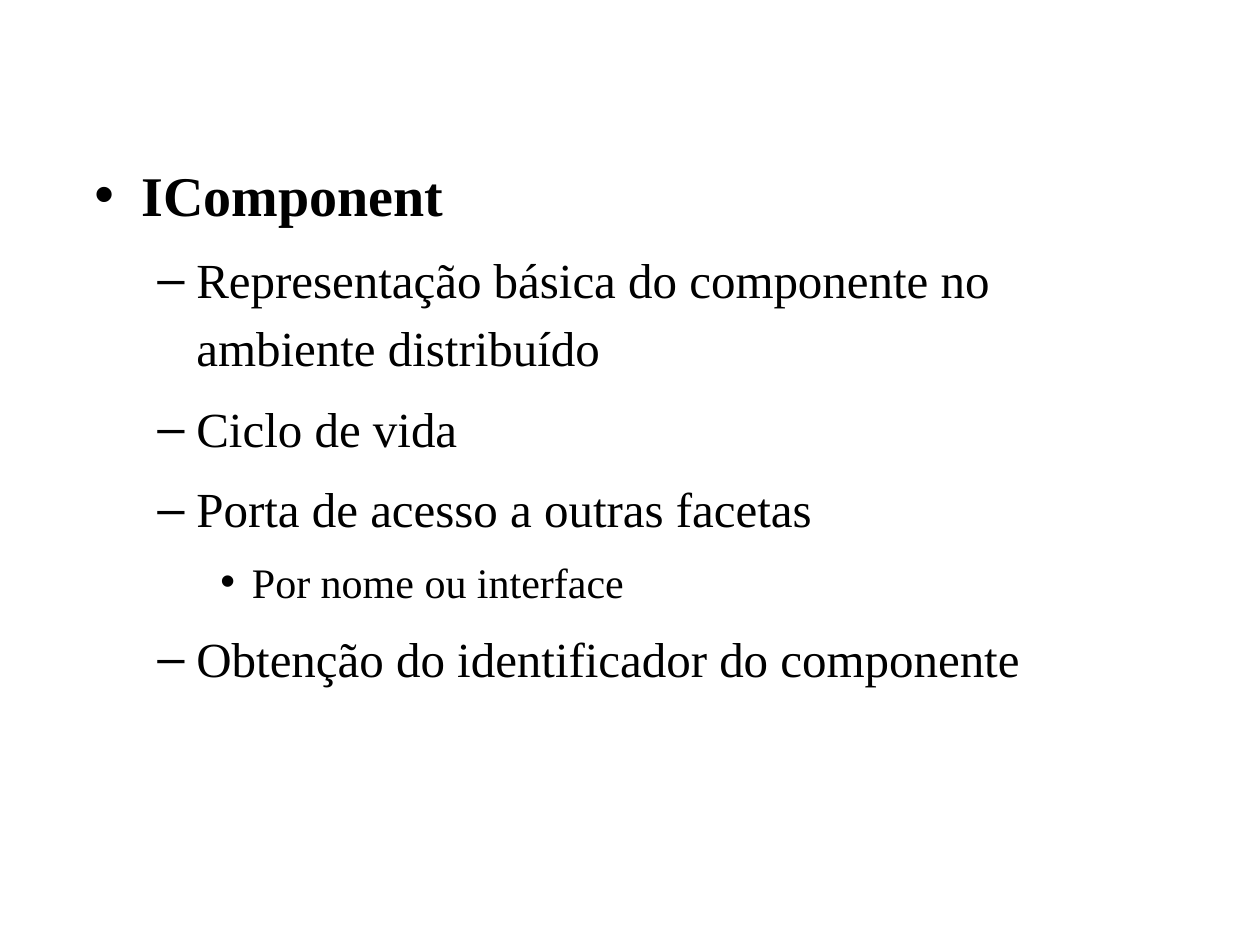
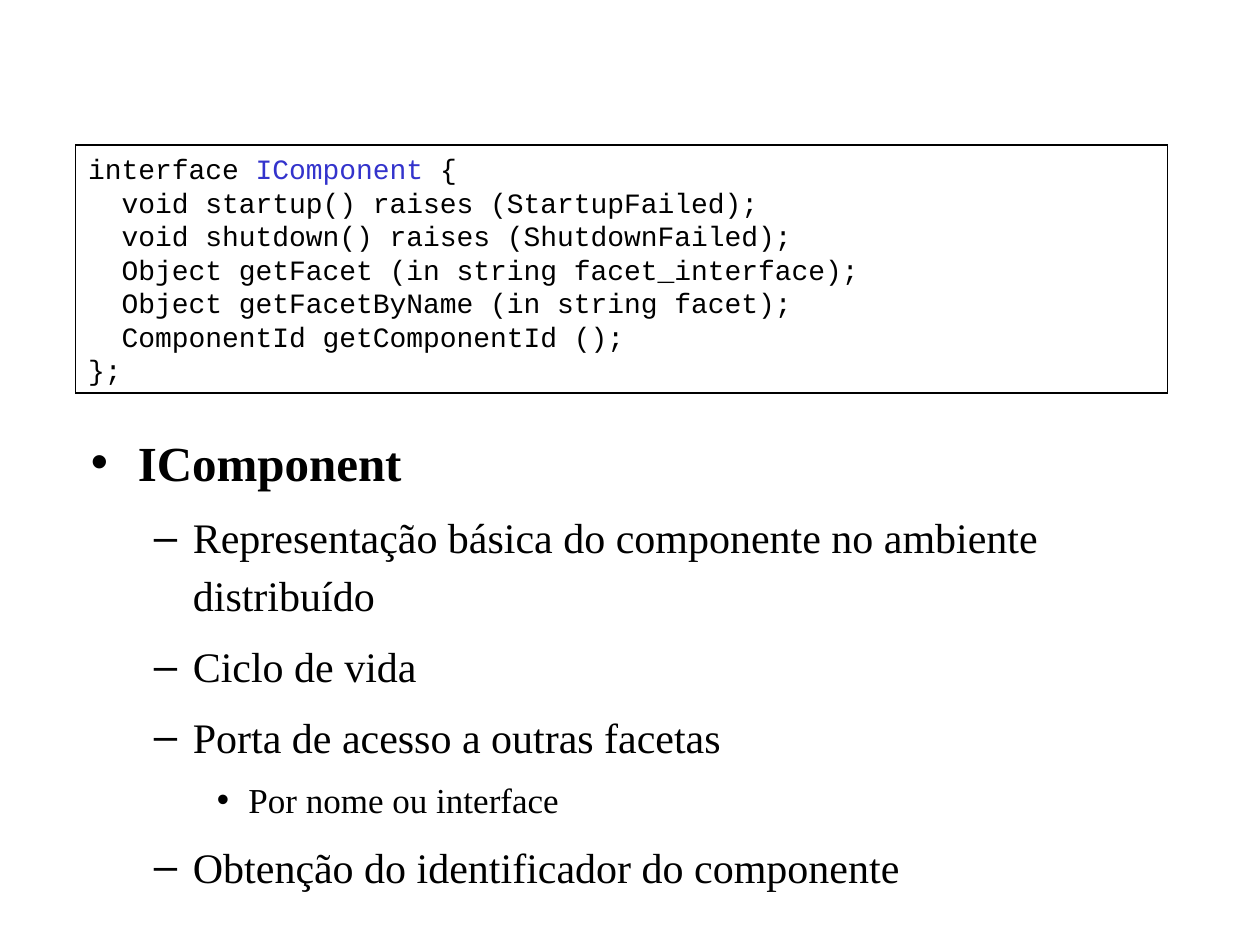
Before and after one commit to amadeubarbosa/openbus-core, a slide deck: slide 14 of docs/cursos/developer/7.SCS.ppt (slide 10 before the commit). Drawn at 1260x945 pixels with LibreOffice and Linux fonts; fonts in the diff are those of the drawing; background and template pictures are left out. Boxes give left, top, right and bottom in pixels: in the first picture for what was removed or moved away, otherwise in the second. Text is boxed around its words. In the diff, an @@ line names an element or a change of style, - is before the commit and + after.

```diff
--- a/docs/cursos/developer/7.SCS.ppt
+++ b/docs/cursos/developer/7.SCS.ppt
@@ rectangle added at bbox=[76, 145, 1168, 393], outline #000000 0.74 pt, 16 pt, text #000000 @@
+interface IComponent {
+void startup() raises (StartupFailed);
+void shutdown() raises (ShutdownFailed);
+Object getFacet (in string facet_interface);
+Object getFacetByName (in string facet);
+ComponentId getComponentId ();
+};
@@ text "IComponent": place and size @@
-text "IComponent" at bbox=[141, 179, 1019, 687]
+text "IComponent" at bbox=[138, 448, 1038, 892]
@@ text "IComponent" at bbox=[138, 448, 1038, 892]: size 32 to 28 pt in "IComponent"; size 28 to 24 pt in "Representação básica do componente no ambiente distribuído", "Ciclo de vida", "Porta de acesso a outras facetas", "Obtenção do identificador do componente"; size 24 to 20 pt in "Por nome ou interface" @@
```
Also in this commit, not shown: 9 other slides changed, 17 slides added, 2 slides removed, 36 other files.
